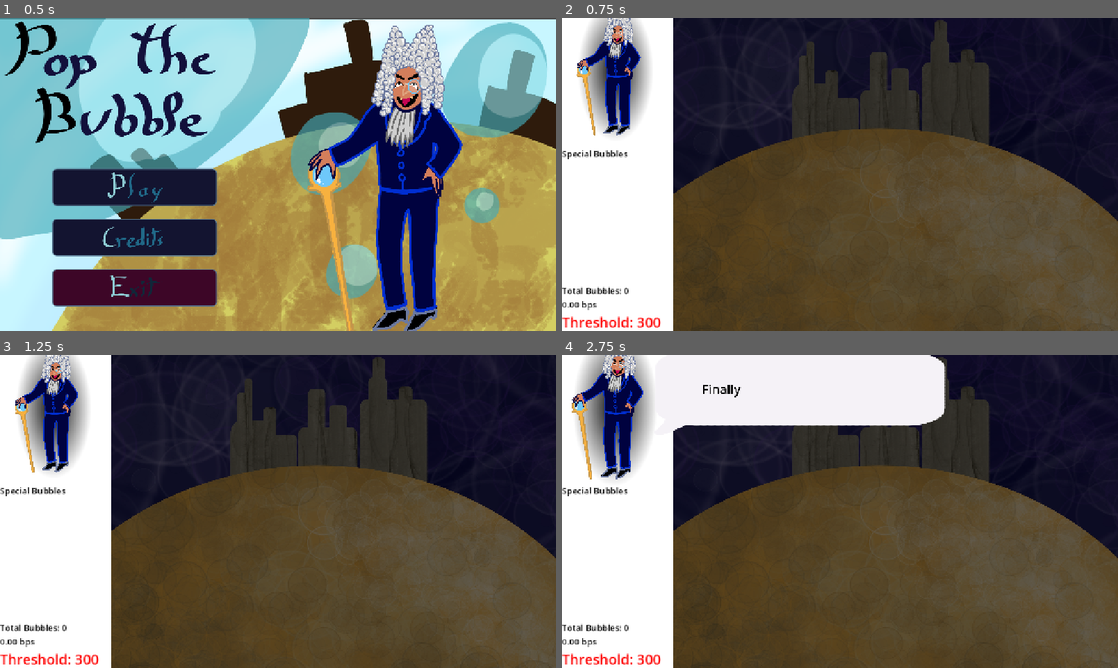
Above: before the commit, frames 1-4 (two rows, left to right).
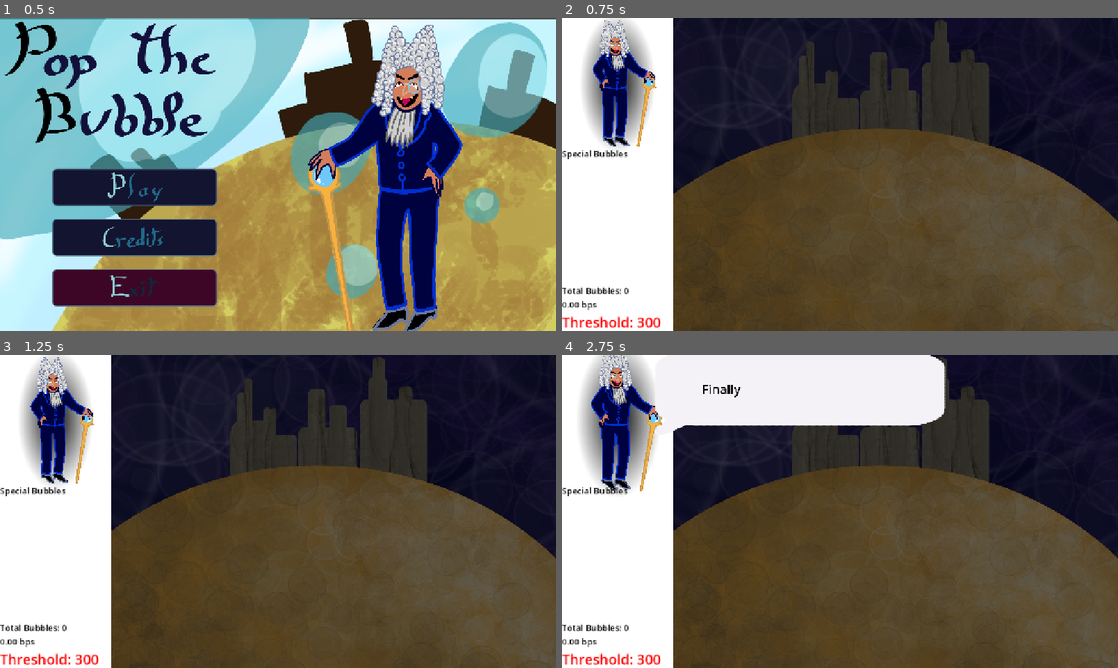
Above: after the commit, the same moments.

Repository: Isaac-SOL/Pop-the-Bubble
Game: Godot game, scene res://scenes/level/main_menu.tscn
Two runs of this game, one before a commit and one after it. Both use one fixed random seed, a clock stepped at 60 frames per second and the inputs below.
Inputs (mouse positions are in pixels of both pictures, inside the frame that each line leads up to):
- Up to frame 1 (0.5 s): no input
- Up to frame 2 (0.75 s): click (695, 187) at 0.5 s
- Up to frame 3 (1.25 s): no input
- Up to frame 4 (2.75 s): move the mouse to (962, 495) at 1.27 s; press the mouse at (962, 495) at 1.28 s; release the mouse at (962, 495) at 2 s; drag from (728, 527) to (606, 511) at 2.02 s

Frame 1 is identical in both runs. In frame 2, 3.0% of the frame differs, in the area x 2-17%, y 0-42%; in frame 3, 3.0%; in frame 4, 3.4%, in the area x 1-18%, y 0-44%.

Commit message:
Added popclose bubble

Diff:
--- a/project.godot
+++ b/project.godot
@@ -59,6 +59,11 @@
 "events": [Object(InputEventMouseButton,"resource_local_to_scene":false,"resource_name":"","device":-1,"window_id":0,"a …(259 unchanged characters)…
 ]
 }
+debug_spawn_popclose={
+"deadzone": 0.2,
+"events": [Object(InputEventKey,"resource_local_to_scene":false,"resource_name":"","device":-1,"window_id":0,"alt_pressed":false,"shift_pressed":false,"ctrl_pressed":false,"meta_pressed":false,"pressed":false,"keycode":0,"physical_keycode":32,"key_label":0,"unicode":32,"location":0,"echo":false,"script":null)
+]
+}
 
 [layer_names]
 
--- a/scenes/count/count.tscn
+++ b/scenes/count/count.tscn
@@ -77,9 +77,10 @@
 sprite_frames = SubResource("SpriteFrames_f1uji")
 animation = &"normal"
 autoplay = "normal"
+flip_h = true
 
 [node name="Shadow" type="Sprite2D" parent="AnimPivot/AnimVoice/Shaker2D/AnimatedSprite2D" unique_id=1547113322]
 show_behind_parent = true
-position = Vector2(-121, -167)
+position = Vector2(121, -167)
 scale = Vector2(5.65625, 10.5546875)
 texture = SubResource("GradientTexture2D_3x28d")
--- a/scenes/level/main.tscn
+++ b/scenes/level/main.tscn
@@ -45,7 +45,7 @@
 1: 2,
 2: 12,
 3: 75,
-4: 160,
+4: 4,
 5: 15
 }
 
@@ -134,7 +134,7 @@
 
 [node name="count" parent="UI/ui_player/MarginContainer/VBoxContainer/VBoxContainer_count" unique_id=2124375082 node_paths=PackedStringArray("parent") instance=ExtResource("5_gjage")]
 unique_name_in_owner = true
-position = Vector2(138, 144)
+position = Vector2(113.000015, 171.00002)
 scale = Vector2(0.12, 0.12)
 parent = NodePath("../../../../../..")
 
--- a/scenes/objects/bubbles/bubble_popclose.tscn
+++ b/scenes/objects/bubbles/bubble_popclose.tscn
@@ -17,8 +17,23 @@
 shader_parameter/lens_power = 0.2
 shader_parameter/tint_strength = 1.0
 
+[sub_resource type="CircleShape2D" id="CircleShape2D_3x28d"]
+radius = 87.005745
+
 [node name="bubble_popclose" unique_id=501984861 instance=ExtResource("1_hxkly")]
 script = ExtResource("2_3ukpn")
+spawn_factories = true
 
 [node name="Sprite2D" parent="." index="3" unique_id=24901897]
-material = SubResource("ShaderMaterial_42d5r")
+material = SubResource("ShaderMaterial_hxkly")
+
+[node name="PopArea" type="Area2D" parent="." index="5" unique_id=2128148201]
+unique_name_in_owner = true
+collision_layer = 0
+collision_mask = 4
+
+[node name="CollisionShape2D" type="CollisionShape2D" parent="PopArea" index="0" unique_id=1074055051]
+shape = SubResource("CircleShape2D_3x28d")
+
+[connection signal="area_entered" from="PopArea" to="." method="_on_pop_area_area_entered"]
+[connection signal="area_exited" from="PopArea" to="." method="_on_pop_area_area_exited"]
--- /dev/null
+++ b/scenes/objects/warning_line.tscn
@@ -0,0 +1,5 @@
+[gd_scene format=3 uid="uid://dxcm58nww0fg6"]
+
+[node name="WarningLine" type="Line2D" unique_id=1593706525]
+points = PackedVector2Array(0, 0, 0, 100)
+width = 1.0
--- a/scripts/level/main.gd
+++ b/scripts/level/main.gd
@@ -7,7 +7,9 @@
 }
 
 const BUBBLE = preload("uid://btrnaiw5jker4")
+const BUBBLE_POPCLOSE = preload("uid://bv6qy7md01hw4")
 const NUGGET_EXPLOSION = preload("uid://5hna500nh7w")
+
 
 const PLANETE_BUBBLE_SECHE_USINE = preload("uid://bg3oe0ctr6p6i")
 const PLANETE_BUBBLE_MOUILLEE_USINE = preload("uid://dki4bvktbg4tj")
@@ -44,7 +46,7 @@
 	await Global.dialogue_node.dialogue_passed
 	await Global.seconds(0.5)
 	Global.dialogue_node.set_dialogue("I, Count Louis von Bubble, have fused all industries of the world into a single, big bubble factory!", 0)
-	var big_bubble = Global.main_node.spawn_bubble(%SpawnRect.position, 5, 1)[0]
+	var big_bubble = spawn_bubble(%SpawnRect.position, 5, 1)[0]
 	big_bubble.speed = 0.0
 	#big_bubble.factory_spawn_rate = 300
 	big_bubble.set_bubble_factory()
@@ -73,12 +75,20 @@
 	auto_dialogue_p1()
 
 func auto_dialogue_p1():
-	await Global.seconds(15)
+	await Global.seconds(7)
 	Global.dialogue_node.set_dialogue("Hmph. An anti-bubblist stuck in the past, I see.")
 	await Global.seconds(15)
 	Global.dialogue_node.set_dialogue("Your popping is meaningless. You cannot hurt me in a way that matters.")
 	await Global.seconds(15)
 	Global.dialogue_node.set_dialogue("You think you're being smart? [color=red]If you destroy my factories willy-nilly, you're gonna destabilize everything![/color]")
+	await Global.seconds(10)
+	Global.dialogue_node.set_dialogue("Let's see you try to deal with this!", 5)
+	var popclose := spawn_bubble(%SpawnRect.position, 4, 1, [], BUBBLE_POPCLOSE)[0]
+	popclose.speed = 250
+	await popclose.popped
+	await Global.seconds(2)
+	Global.dialogue_node.set_dialogue("And another one!", 5)
+	spawn_bubble(%SpawnRect.position, 4, 1, [], BUBBLE_POPCLOSE)[0].speed = 250
 	await Global.seconds(15)
 	Global.dialogue_node.set_dialogue("Is that all you are? A destabilizer? Tell me, have you ever *built* anything?")
 	await Global.seconds(15)
@@ -91,12 +101,14 @@
 func _process(_delta: float) -> void:
 	if Input.is_action_just_pressed("left_click"):
 		Global.dialogue_node.pass_dialogue()
-
-
-func spawn_bubble(pos: Vector2, level: int, qty: int = 1, types: Array = []) -> Array[Bubble]:
+	if Input.is_action_just_pressed("debug_spawn_popclose"):
+		spawn_bubble(%SpawnRect.position, 3, 1, [], BUBBLE_POPCLOSE)
+
+
+func spawn_bubble(pos: Vector2, level: int, qty: int = 1, types: Array = [], template: PackedScene = BUBBLE) -> Array[Bubble]:
 	var spawned: Array[Bubble] = []
 	for i in range(qty):
-		var bubble: Bubble = BUBBLE.instantiate()
+		var bubble: Bubble = template.instantiate()
 		bubble.bubble_level = level
 		bubble.bubble_types = types
 		%BubblesParent.add_child(bubble)
--- a/scripts/objects/bubbles/bubble.gd
+++ b/scripts/objects/bubbles/bubble.gd
@@ -42,7 +42,7 @@
 var spawn_rate: int = DEFAULT_SPAWN_RATE
 var nugget_value: int
 var dead: bool = false
-var spawn_factories: bool = false
+@export var spawn_factories: bool = false
 
 func _ready() -> void:
 	#sprite_2d.material = sprite_2d.material.duplicate()
--- a/scripts/objects/bubbles/bubble_popclose.gd
+++ b/scripts/objects/bubbles/bubble_popclose.gd
@@ -1 +1,39 @@
 class_name BubblePopClose extends Bubble
+
+const WARNING_LINE = preload("uid://dxcm58nww0fg6")
+
+var to_pop: Array[Bubble] = []
+var warning_lines: Array[Line2D] = []
+
+func _process(_delta: float) -> void:
+	if dead:
+		return
+	for i in range(to_pop.size()):
+		warning_lines[i].set_point_position(1, to_local(to_pop[i].global_position))
+
+func bubble_popped()-> void:
+	if dead:
+		return
+	super.bubble_popped()
+	for bubble: Bubble in to_pop:
+		bubble.bubble_popped()
+
+func pop_animation():
+	super.pop_animation()
+	for line: Line2D in warning_lines:
+		line.hide()
+
+func _on_pop_area_area_entered(area: Area2D) -> void:
+	if area is Bubble and area != self:
+		to_pop.append(area)
+		var new_line: Line2D = WARNING_LINE.instantiate()
+		add_child(new_line)
+		warning_lines.append(new_line)
+
+
+func _on_pop_area_area_exited(area: Area2D) -> void:
+	if area is Bubble and area != self:
+		var idx := to_pop.find(area)
+		to_pop.remove_at(idx)
+		warning_lines[idx].queue_free()
+		warning_lines.remove_at(idx)
Not shown: 1 places in scenes/objects/bubbles/bubble_popclose.tscn that only renumber resources
